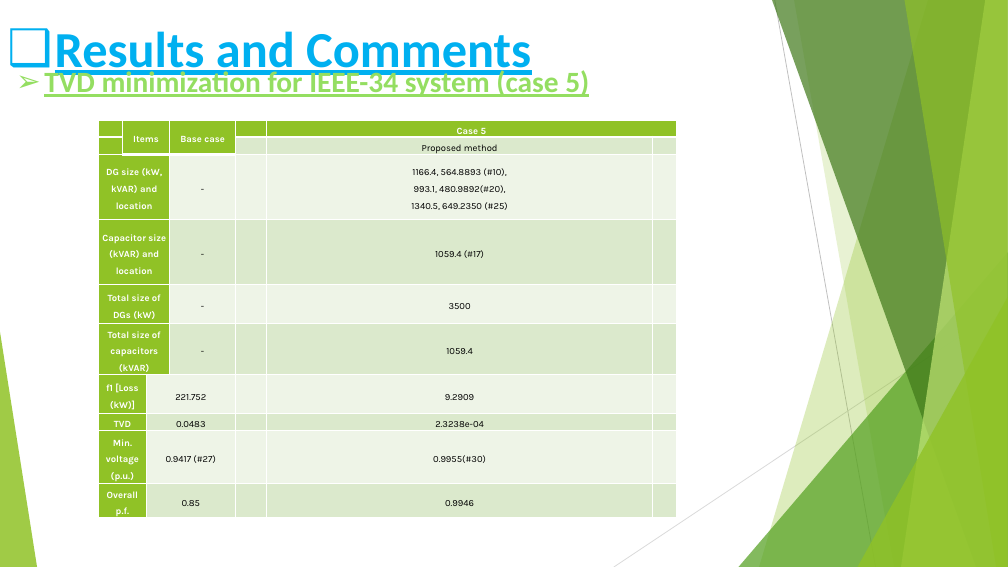
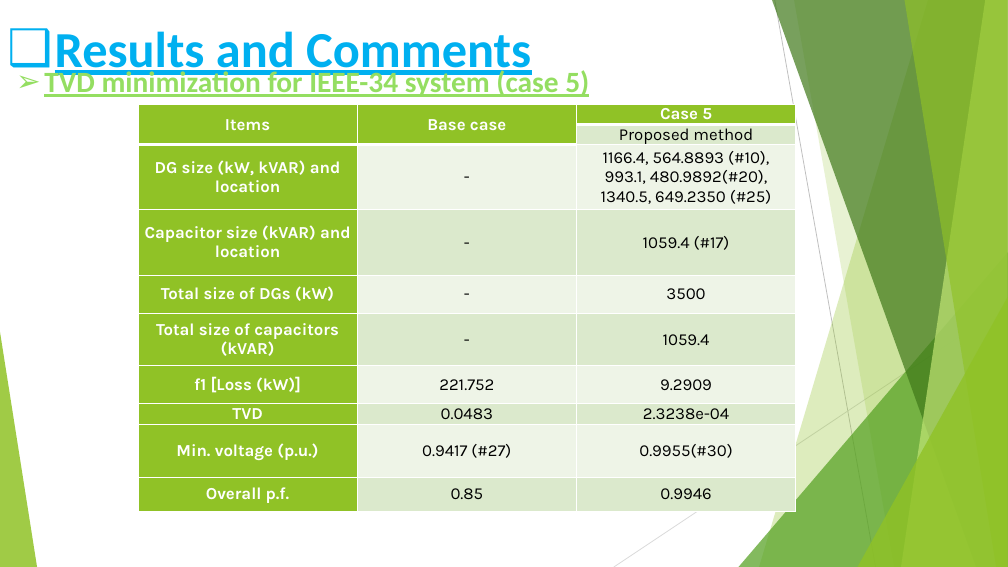
Before and after one commit to moustafashahin122/AOA-Graduation-Project-2022-, a slide deck: slide 47 of code/AOA_objects/results/grad_presentation/Presentation.pptx (slide 46 before the commit). Drawn at 1008x567 pixels with LibreOffice and Linux fonts; fonts in the diff are those of the drawing. Boxes give left, top, right and bottom in pixels: in the first picture for what was removed or moved away, otherwise in the second. Text is boxed around its words. In the diff, an @@ line names an element or a change of style, - is before the commit and + after.

```diff
--- a/code/AOA_objects/results/grad_presentation/Presentation.pptx
+++ b/code/AOA_objects/results/grad_presentation/Presentation.pptx
@@ table at (x1=138, y1=104, x2=796, y2=511) @@
-column 1:  |  | DG size (kW, kVAR) and location | Capacitor size (kVAR) and location | Total size of DGs (kW) | Total size of capacitors (kVAR) | f1 [Loss (kW)] | TVD | Min. voltage (p.u.) | Overall p.f.
-column 2: Items |  |  |  |  |  |  |  |  | 
-column 3:  |  |  |  |  |  | 221.752 | 0.0483 | 0.9417 (#27) | 0.85
-column 4: Base case |  | - | - | - | - |  |  |  | 
-column 5:  |  |  |  |  |  |  |  |  | 
+column 1: Items |  | DG size (kW, kVAR) and location | Capacitor size (kVAR) and location | Total size of DGs (kW) | Total size of capacitors (kVAR) | f1 [Loss (kW)] | TVD | Min. voltage (p.u.) | Overall p.f.
+column 2: Base case |  | - | - | - | - | 221.752 | 0.0483 | 0.9417 (#27) | 0.85
-column 7:  |  |  |  |  |  |  |  |  | 
@@ table resized from (x1=99, y1=120, x2=676, y2=520) to (x1=138, y1=104, x2=796, y2=511) @@
```
Also in this commit, not shown: 30 other slides changed, 1 slide added, 11 other files.
